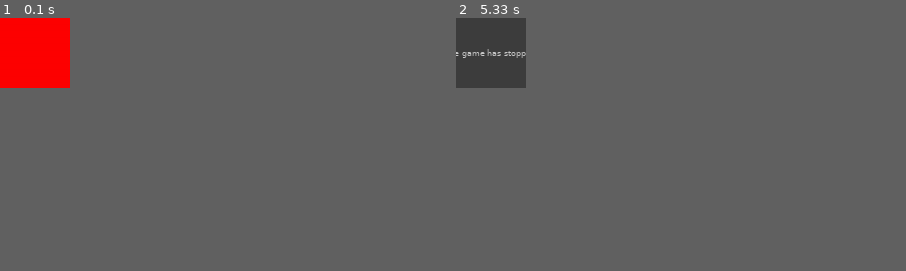
Above: before the commit, frames 1-2 (left to right).
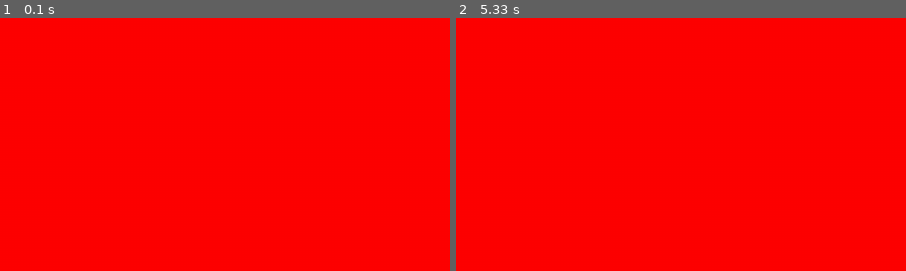
Above: after the commit, the same moments.

Repository: samin50/MEngFYP
Game: pygame game, started from src/pi4/pygame_test.py
Two runs of this game, one before a commit and one after it. Both use one fixed random seed, a clock stepped at 60 frames per second and the inputs below.
Inputs:
- Up to frame 1 (0.1 s): no input
- Up to frame 2 (5.33 s): no input
The pictures show only the part of the screen within x 0-50%, y 0-50%; the shares and areas given below are measured in that part.
The window is 70x70 before the commit and 900x506 after it. Grey fills any space a smaller window leaves; there, only what the larger window draws over its background counts as a difference.

The runs differ from the first frame. In frame 2, 4.3% of the frame differs, in the area x 0-16%, y 0-28%.
Before the commit the program exited at 5 s; later frames show no game.

Commit message:
add startup script for x11

Diff:
--- a/src/pi4/ctk_test.py
+++ b/src/pi4/ctk_test.py
@@ -8,7 +8,7 @@
 app = customtkinter.CTk()
 app.title("my app")
 app.attributes("-fullscreen", True)
-app.config(cursor="none")
+# app.config(cursor="none")
 app.geometry("1024x600")
 
 button = customtkinter.CTkButton(app, text="my button", command=button_callback)
--- a/src/pi4/display_and_touch.py
+++ b/src/pi4/display_and_touch.py
@@ -3,6 +3,7 @@
 """
 import pygame
 import os
+os.environ["XDG_RUNTIME_DIR"] = "/run/user/1000"
 os.environ["SDL_FBDEV"] = "/dev/fb0"
 # pylint: disable=no-member
 class Display():
--- a/src/pi4/pygame_test.py
+++ b/src/pi4/pygame_test.py
@@ -4,10 +4,13 @@
 # pylint: disable=all
 os.environ['XDG_RUNTIME_DIR'] = '/run/user/1000'
 os.environ["DISPLAY"] = ":0"
+pygame.init()
 class pyscope:
     screen = None
     def __init__(self):
-        self.screen = pygame.display.set_mode((100, 100), pygame.FULLSCREEN)
+        info = pygame.display.Info()
+        screen_width, screen_height = info.current_w, info.current_h
+        self.screen = pygame.display.set_mode((screen_width, screen_height), pygame.FULLSCREEN)
         # Clear the screen to start
         self.screen.fill((0, 0, 0))
         # Initialise font support
@@ -25,4 +28,4 @@
 # Create an instance of the PyScope class
 scope = pyscope()
 scope.test()
-time.sleep(5)
+time.sleep(10)
Not shown, added: startup.sh
